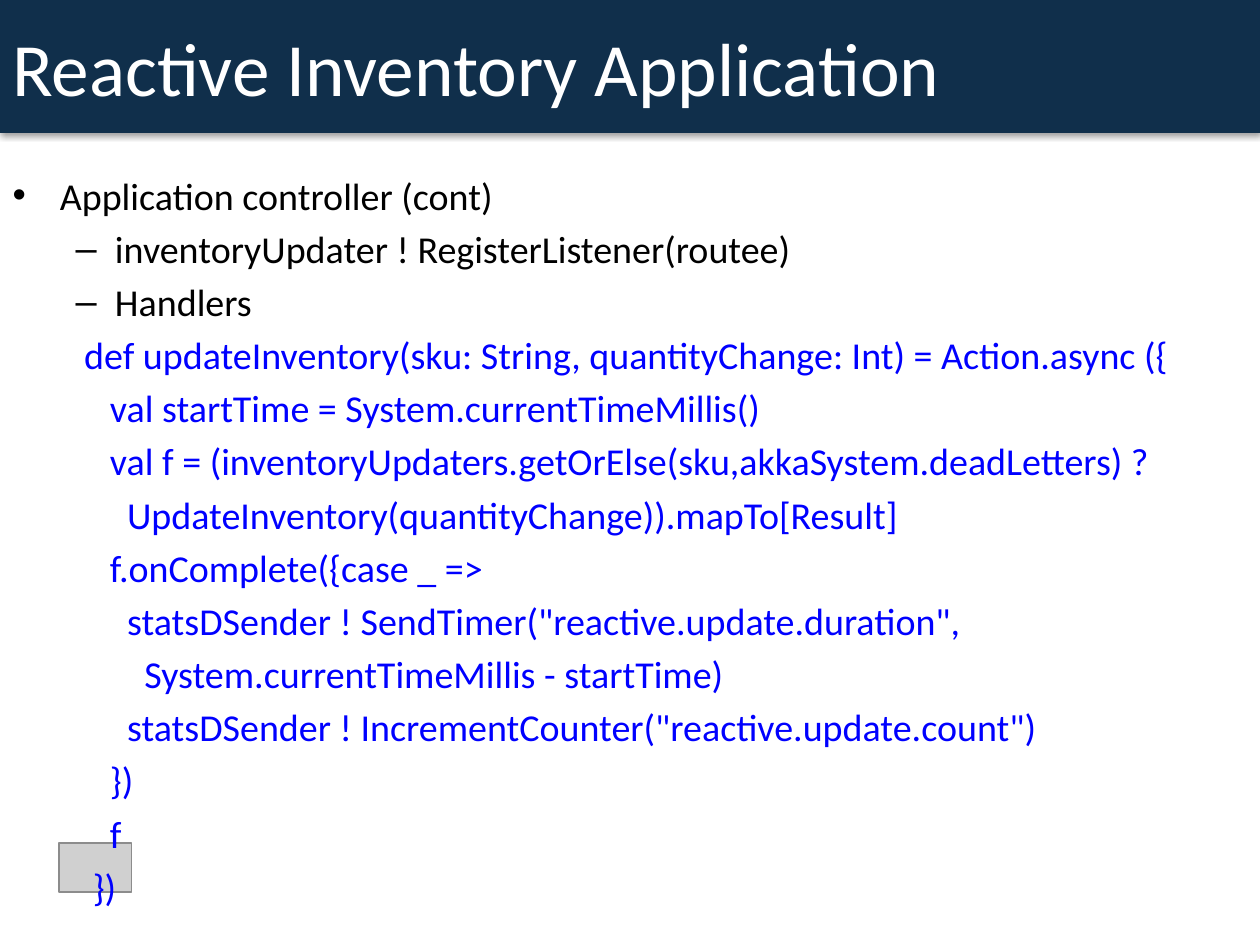
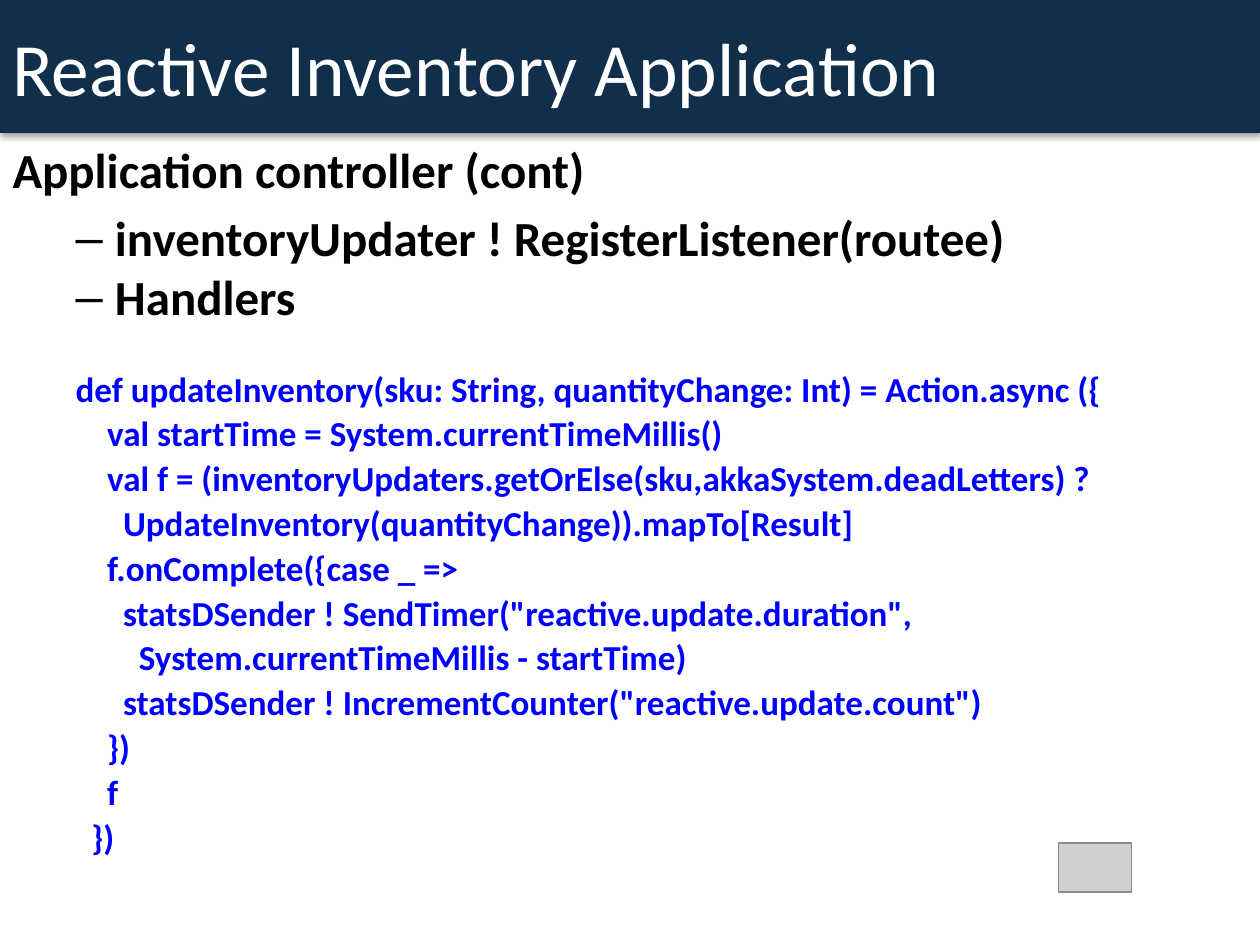
Before and after one commit to dspeele/react-vs-shared-state-inventory, a slide deck: slide 15 of React Vs Shared State Deck.pptx. Drawn at 1260x945 pixels with LibreOffice and Linux fonts; fonts in the diff are those of the drawing; grey boxes stand for pictures. Boxes give left, top, right and bottom in pixels: in the first picture for what was removed or moved away, otherwise in the second. Text is boxed around its words. In the diff, an @@ line names an element or a change of style, - is before the commit and + after.

```diff
--- a/React Vs Shared State Deck.pptx
+++ b/React Vs Shared State Deck.pptx
@@ text "Application controller (cont)": place and size @@
-text "Application controller (cont)" at [60,182,1135,857]
+text "Application controller (cont)" at [13,152,1069,805]
@@ text "Application controller (cont)" at [13,152,1069,805]: size 21.7 to 28 pt in "Application controller (cont)", "inventoryUpdater ! RegisterListener(routee)", "Handlers"; bold on; size 21.7 to 20 pt in "def updateInventory(sku: String, quantityChange: Int) = Acti ...", "val startTime = System.currentTimeMillis()", "val f = (inventoryUpdaters.getOrElse(sku,akkaSystem.deadLett ...", "UpdateInventory(quantityChange)).mapTo[Result]" and 7 more places; bullet • to none; more space between paragraphs; less space between paragraphs; line spacing 1 to 0.9 @@
@@ picture: place and size @@
-picture at [59,843,132,892]
+picture at [1058,843,1131,892]
```
Also in this commit, not shown: 15 other slides changed.
